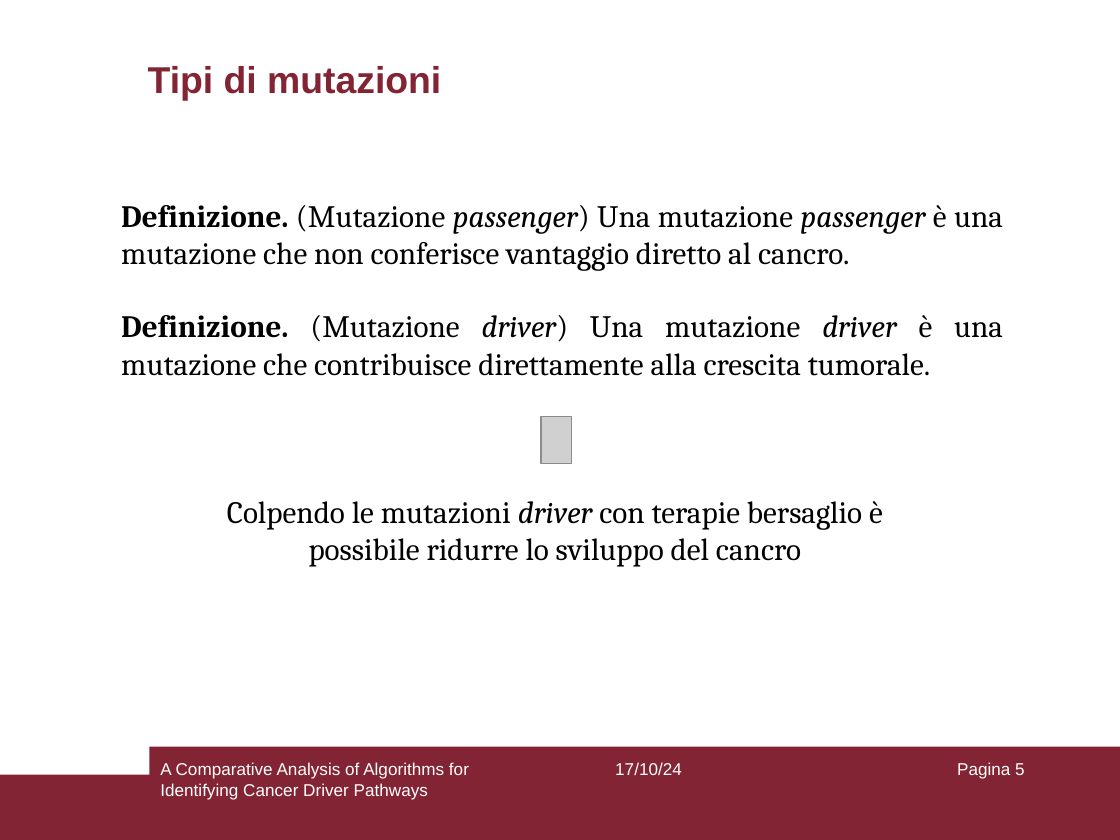
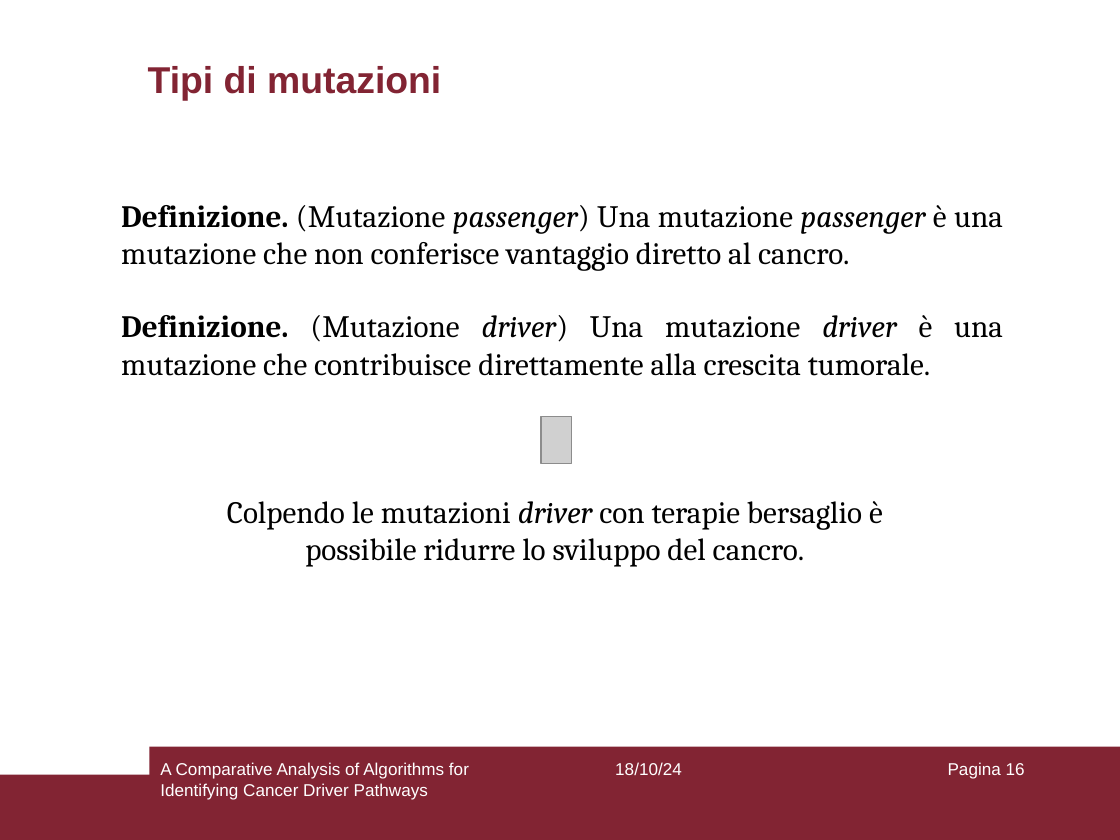
Before and after one commit to aflaag/bsc-thesis, a slide deck: slide 16 of presentation/slides.odp (slide 5 before the commit). Drawn at 1120x840 pixels with LibreOffice and Linux fonts; fonts in the diff are those of the drawing; grey boxes stand for pictures. Boxes give left, top, right and bottom in pixels: in the first picture for what was removed or moved away, otherwise in the second. Text is boxed around its words. In the diff, an @@ line names an element or a change of style, - is before the commit and + after.

```diff
--- a/presentation/slides.odp
+++ b/presentation/slides.odp
@@ text at [227, 501, 883, 567]: text changed @@
-Colpendo le mutazioni driver con terapie bersaglio è possibile ridurre lo sviluppo del cancro
+Colpendo le mutazioni driver con terapie bersaglio è possibile ridurre lo sviluppo del cancro.
@@ text at [615, 762, 682, 775]: text changed @@
-17/10/24
+18/10/24
@@ page number at [948, 762, 1025, 779]: text changed @@
-Pagina 5
+Pagina 16
```
Also in this commit, not shown: 49 other slides changed, 15 slides added, 2 other files.
